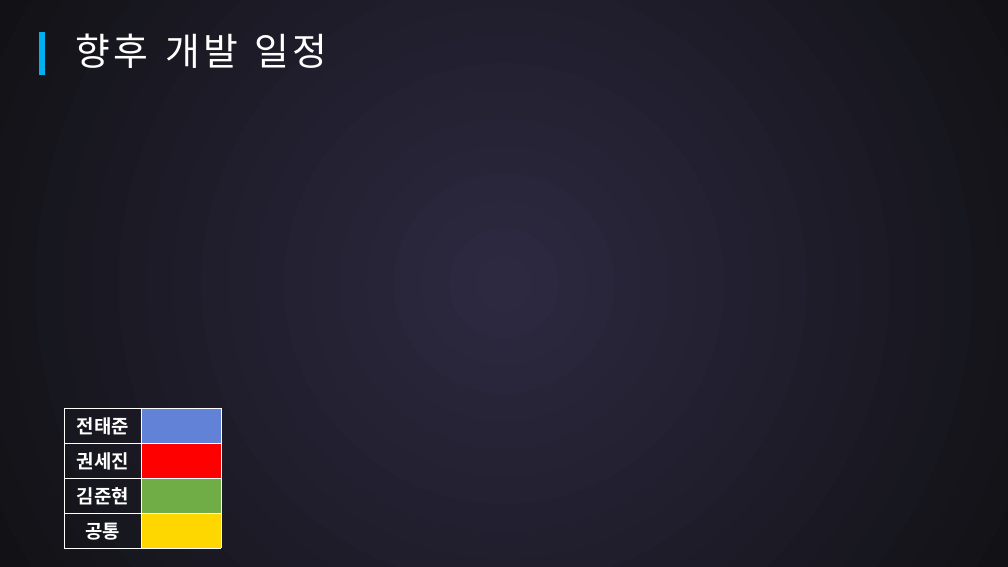
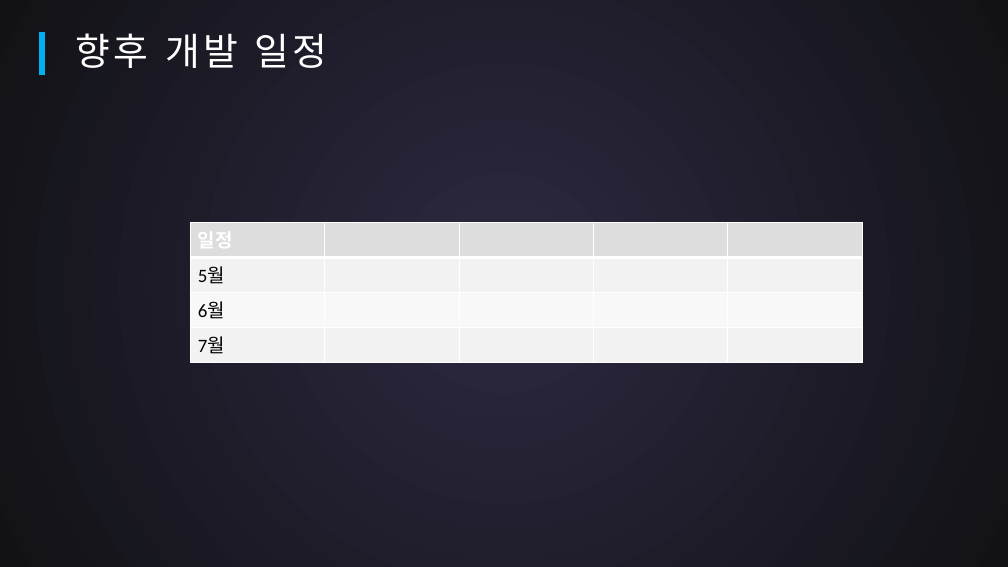
Before and after one commit to SuperTaeJun/GraduationWork, a slide deck: slide 14 of 작업일지 && 졸작자료/중간평가.pptx (slide 12 before the commit). Drawn at 1008x567 pixels with LibreOffice and Linux fonts; fonts in the diff are those of the drawing. Boxes give left, top, right and bottom in pixels: in the first picture for what was removed or moved away, otherwise in the second. Text is boxed around its words. In the diff, an @@ line names an element or a change of style, - is before the commit and + after.

```diff
--- a/작업일지 && 졸작자료/중간평가.pptx
+++ b/작업일지 && 졸작자료/중간평가.pptx
@@ table added at box(191, 222, 864, 358), 4 rows, 5 columns @@
+일정 |  |  |  | 
+5월 |  |  |  | 
+6월 |  |  |  | 
+7월 |  |  |  | 
@@ table removed at box(65, 408, 222, 544), 4 rows, 2 columns @@
-전태준 | 
-권세진 | 
-김준현 | 
-공통 | 
```
Also in this commit, not shown: 6 other slides changed, 2 slides added, 1 other file.
